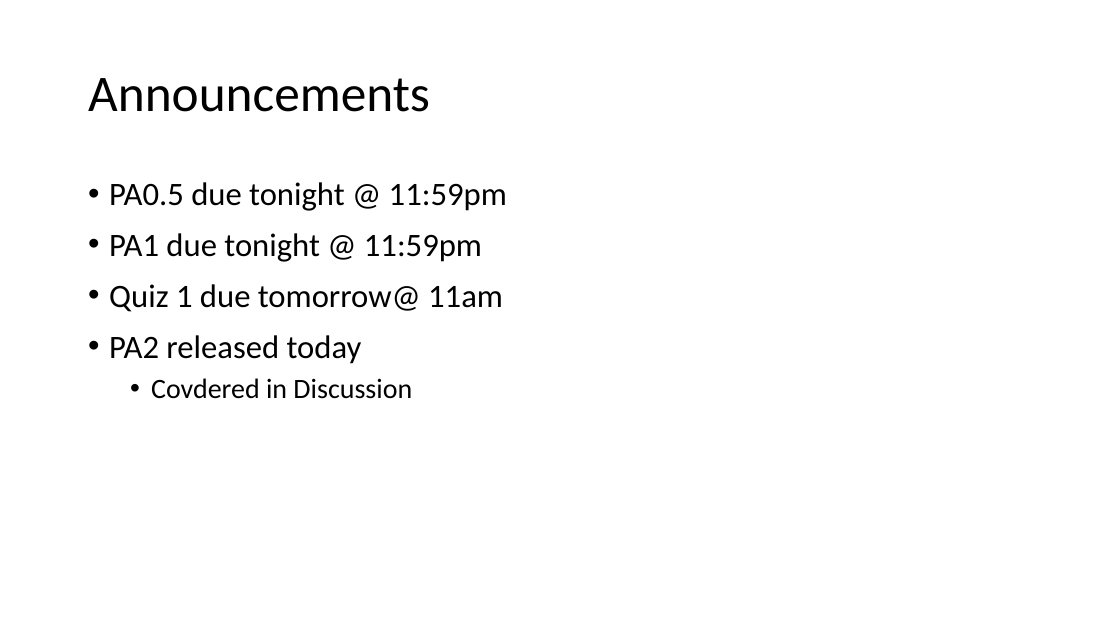
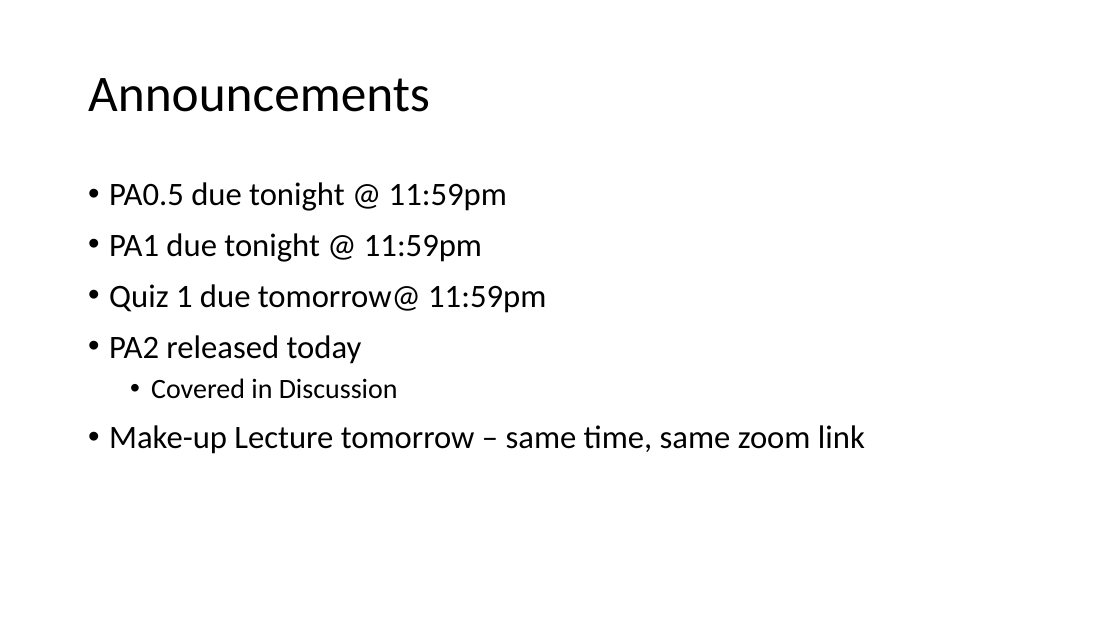
Before and after one commit to ucsd-cse11-su121/ucsd-cse11-su121.github.io, a slide deck: slide 2 of lectures/lecture-03/Lecture 03 - Lecture.pptx. Drawn at 1120x630 pixels with LibreOffice and Linux fonts; fonts in the diff are those of the drawing. Boxes give left, top, right and bottom in pixels: in the first picture for what was removed or moved away, otherwise in the second. Text is boxed around its words. In the diff, an @@ line names an element or a change of style, - is before the commit and + after.

Commit message:
Lecture 03 update

```diff
--- a/lectures/lecture-03/Lecture 03 - Lecture.pptx
+++ b/lectures/lecture-03/Lecture 03 - Lecture.pptx
@@ text at (109,284,546,313): text changed @@
-• Quiz 1 due tomorrow@ 11am
+• Quiz 1 due tomorrow@ 11:59pm
@@ text at (109,378,865,454): text changed; size 18 to 21 pt @@
-  • Covdered in Discussion
+  • Covered in Discussion
+• Make-up Lecture tomorrow – same time, same zoom link
```
Also in this commit, not shown: 1 other file.
